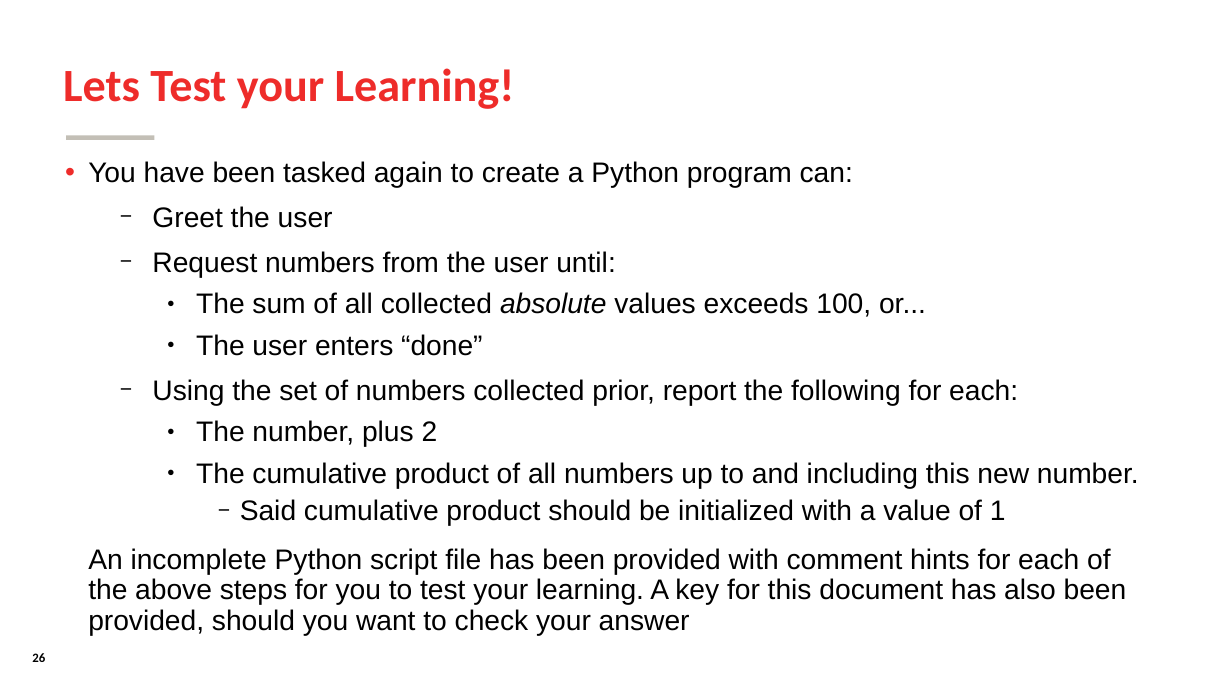
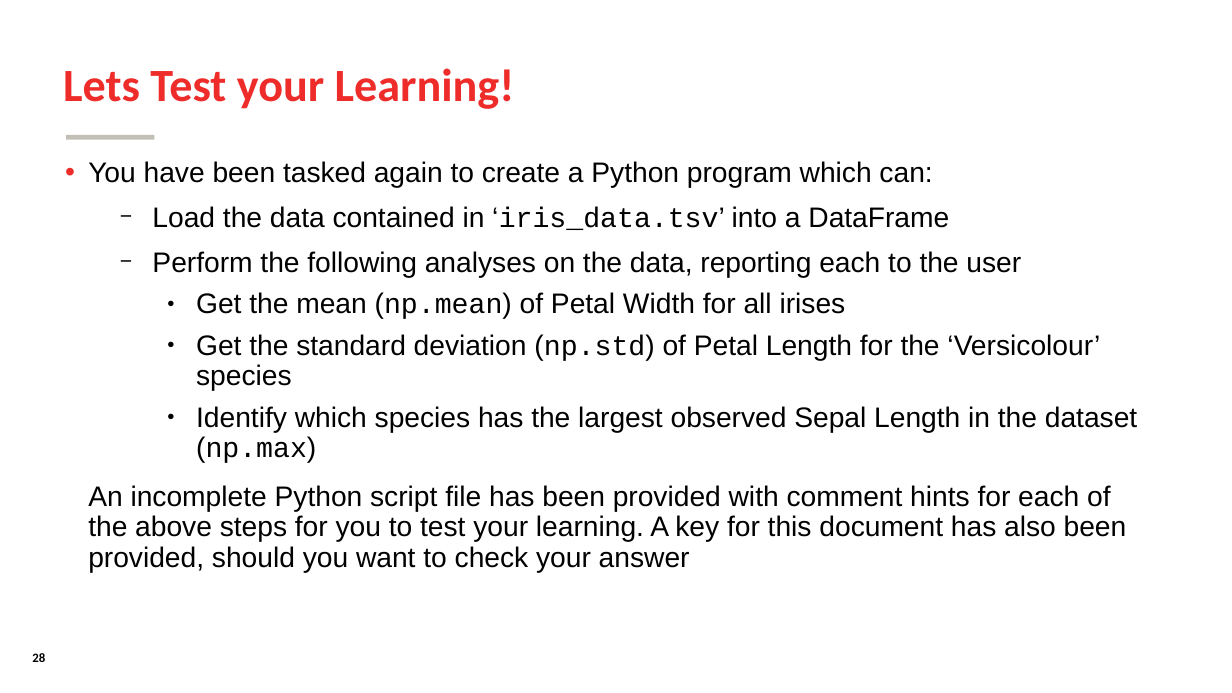
Before and after one commit to SomeoneInParticular/MDPR613_CourseMaterial, a slide deck: slide 28 of PythonCrashCourse/Unit2_DataManagement/Unit2_DataManagement.odp (slide 26 before the commit). Drawn at 1232x693 pixels with LibreOffice and Linux fonts; fonts in the diff are those of the drawing; background and template pictures are left out. Boxes give left, top, right and bottom in pixels: in the first picture for what was removed or moved away, otherwise in the second. Text is boxed around its words. In the diff, an @@ line names an element or a change of style, - is before the commit and + after.

```diff
--- a/PythonCrashCourse/Unit2_DataManagement/Unit2_DataManagement.odp
+++ b/PythonCrashCourse/Unit2_DataManagement/Unit2_DataManagement.odp
@@ text at [88, 161, 1137, 463]: text changed @@
-• You have been tasked again to create a Python program can:
-  − Greet the user
-  − Request numbers from the user until:
-    ● The sum of all collected absolute values exceeds 100, or...
-    ● The user enters “done”
-  − Using the set of numbers collected prior, report the following for each:
-    ● The number, plus 2
-    ● The cumulative product of all numbers up to and including this new number.
-      − Said cumulative product should be initialized with a value of 1
+• You have been tasked again to create a Python program which can:
+  − Load the data contained in ‘iris_data.tsv’ into a DataFrame
+  − Perform the following analyses on the data, reporting each to the user
+    ● Get the mean (np.mean) of Petal Width for all irises
+    ● Get the standard deviation (np.std) of Petal Length for the ‘Versicolour’ species
+    ● Identify which species has the largest observed Sepal Length in the dataset (np.max)
```
Also in this commit, not shown: 3 other slides changed, 2 slides added, 12 other files.
